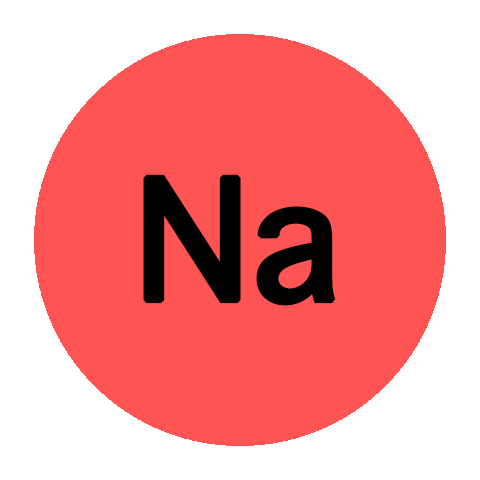
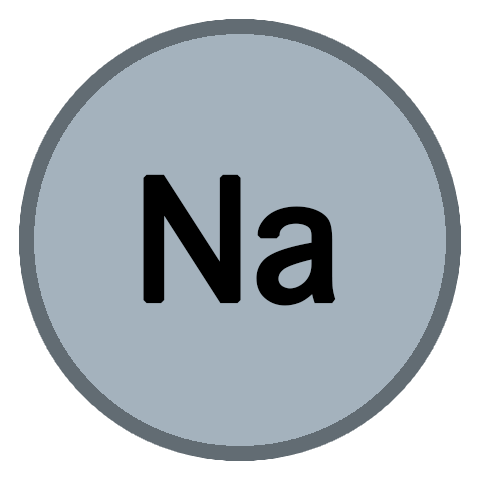
Layered file, before and after one edit (480x480). Changes by layer:
painted on "Layer 1" over [34, 34, 446, 446]
